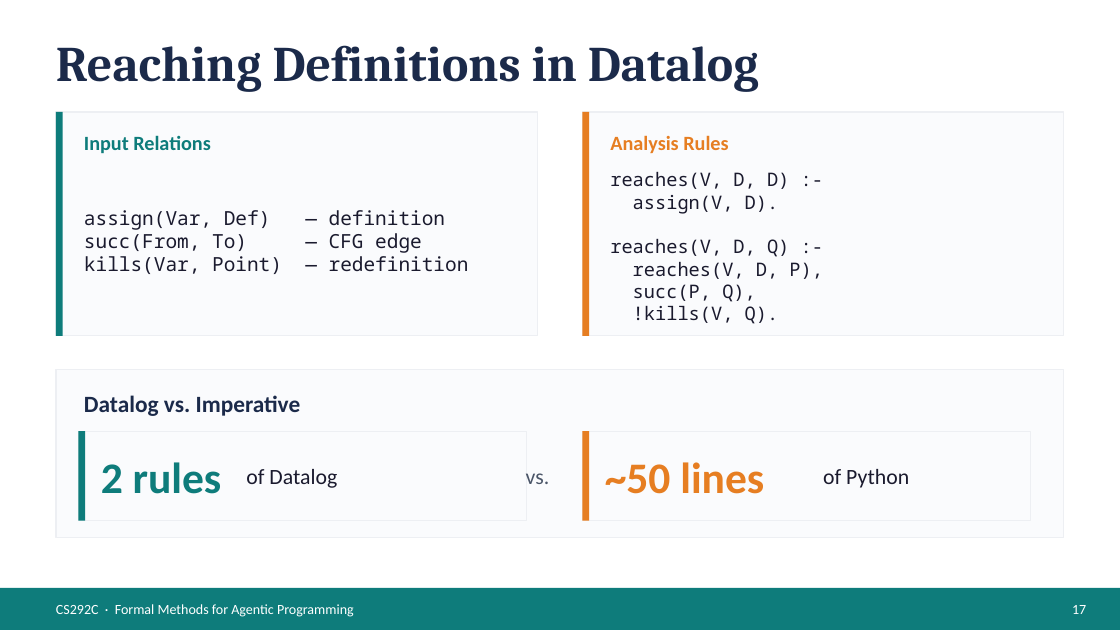
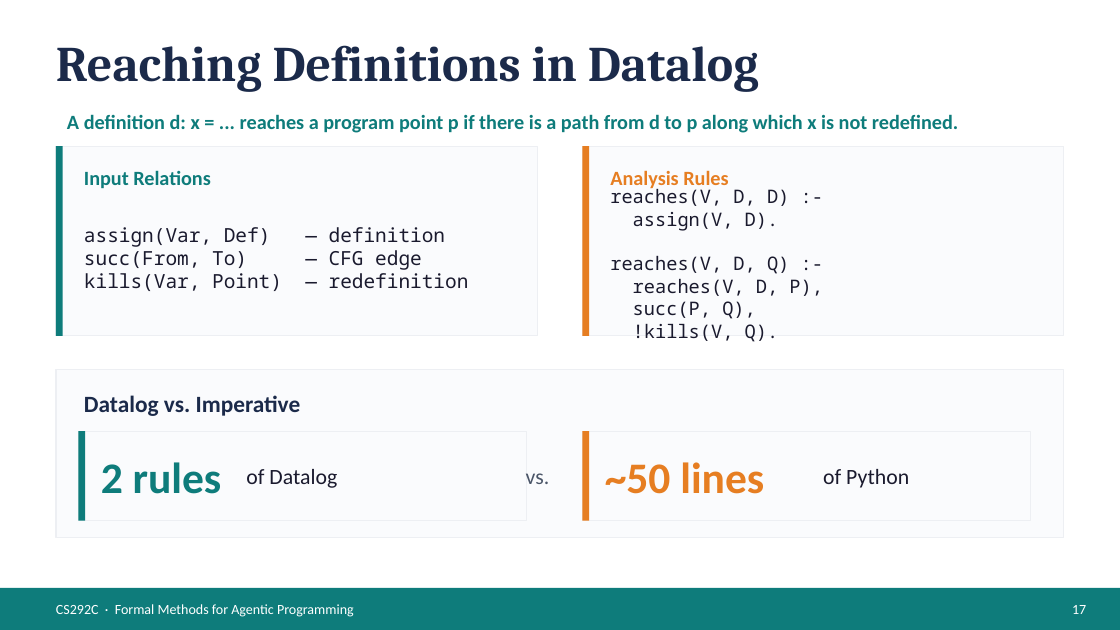
Before and after one commit to fredfeng/CS292C, a slide deck: slide 17 of lectures/lecture08.pptx. Drawn at 1120x630 pixels with LibreOffice and Linux fonts; fonts in the diff are those of the drawing. Boxes give left, top, right and bottom in pixels: in the first picture for what was removed or moved away, otherwise in the second. Text is boxed around its words. In the diff, an @@ line names an element or a change of style, - is before the commit and + after.

```diff
--- a/lectures/lecture08.pptx
+++ b/lectures/lecture08.pptx
@@ text added at (67,114,958,133), 13 pt, text #0E7C7B, bold @@
+A definition d: x = ... reaches a program point p if there is a path from d to p along which x is not redefined.
@@ rectangle: place and size @@
-rectangle at (56,112,538,336)
+rectangle at (56,147,538,336)
@@ rectangle: place and size @@
-rectangle at (56,112,63,336)
+rectangle at (56,147,63,336)
@@ rectangle: place and size @@
-rectangle at (582,112,1064,336)
+rectangle at (582,147,1064,336)
@@ rectangle: place and size @@
-rectangle at (582,112,589,336)
+rectangle at (582,147,589,336)
@@ text "Input Relations": place and size @@
-text "Input Relations" at (84,135,210,154)
+text "Input Relations" at (84,170,210,189)
@@ text "Analysis Rules": place and size @@
-text "Analysis Rules" at (610,135,728,153)
+text "Analysis Rules" at (610,170,728,191)
@@ text "assign(Var, Def) — definition": place and size @@
-text "assign(Var, Def) — definition" at (84,210,469,274)
+text "assign(Var, Def) — definition" at (84,227,469,291)
@@ text "reaches(V, D, D) :-" rewrapped from (610,172,823,324) to (610,186,823,342) @@
```
Also in this commit, not shown: 3 other slides changed, 3 other files.
